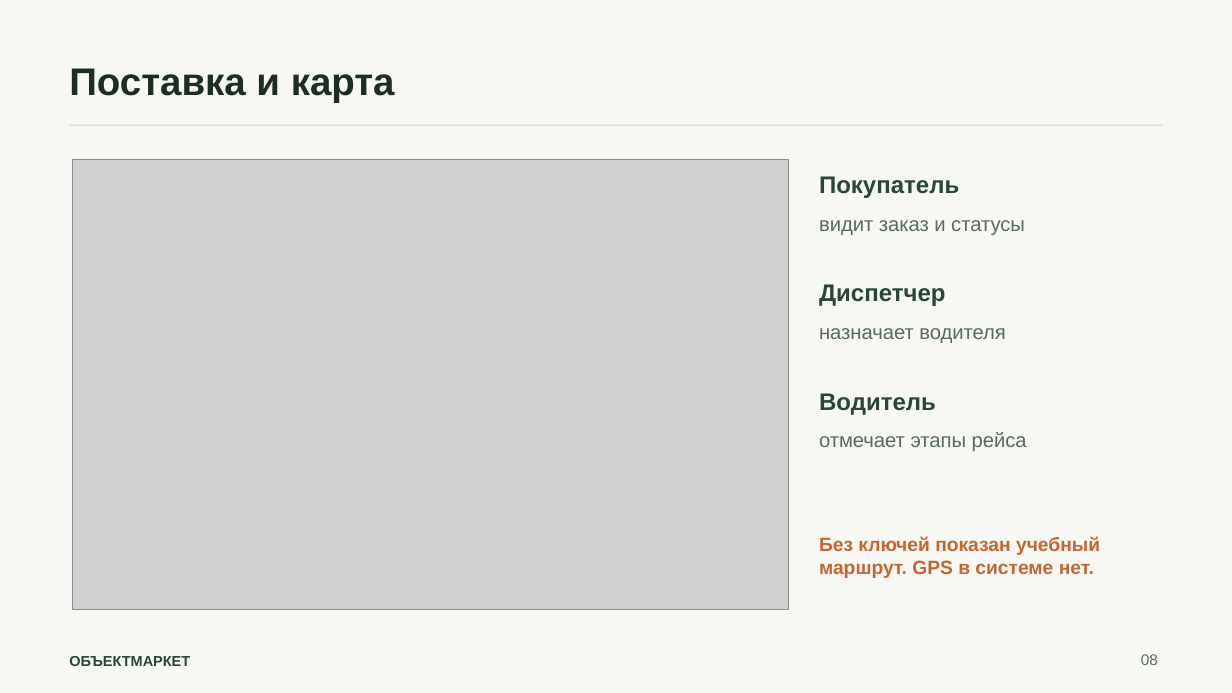
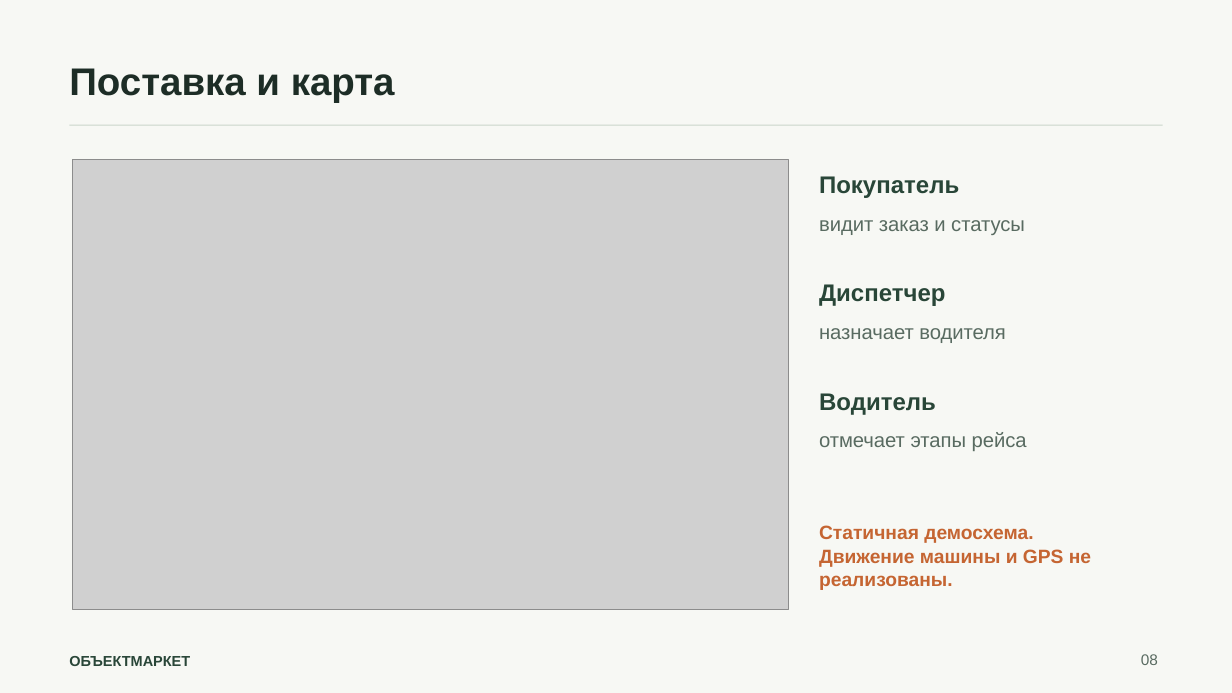
Before and after one commit to SleNdd/construction-supply-marketplace, a slide deck: slide 8 of docs/presentation/output/ОбъектМаркет_Защита_ВКР.pptx. Drawn at 1232x693 pixels with LibreOffice and Linux fonts; fonts in the diff are those of the drawing; grey boxes stand for pictures. Boxes give left, top, right and bottom in pixels: in the first picture for what was removed or moved away, otherwise in the second. Text is boxed around its words. In the diff, an @@ line names an element or a change of style, - is before the commit and + after.

```diff
--- a/docs/presentation/output/ОбъектМаркет_Защита_ВКР.pptx
+++ b/docs/presentation/output/ОбъектМаркет_Защита_ВКР.pptx
@@ text at box(819, 525, 1091, 590): text changed @@
-Без ключей показан учебный маршрут. GPS в системе нет.
+Статичная демосхема. Движение машины и GPS не реализованы.
```
Also in this commit, not shown: 3 other slides changed, 21 other files.
